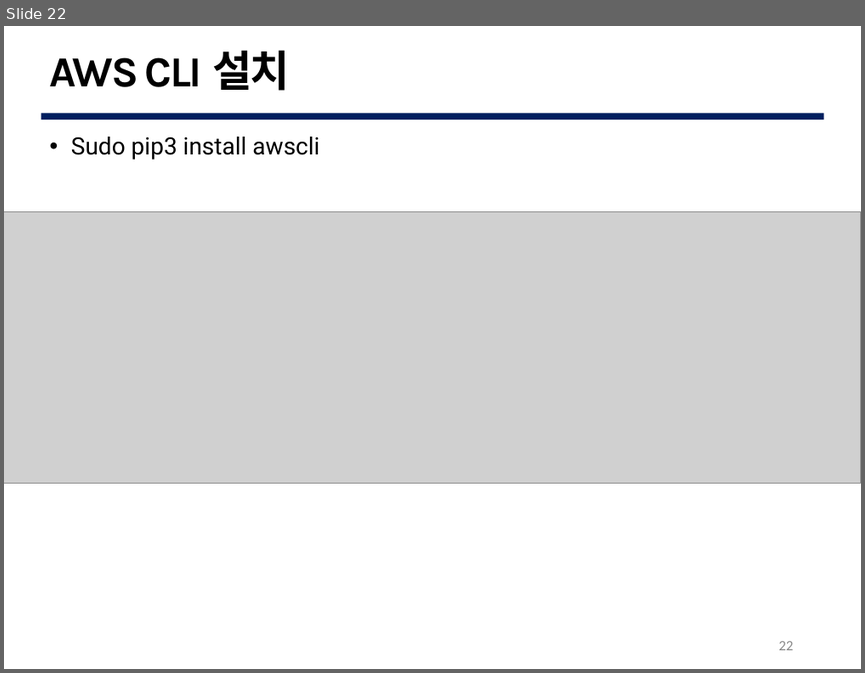
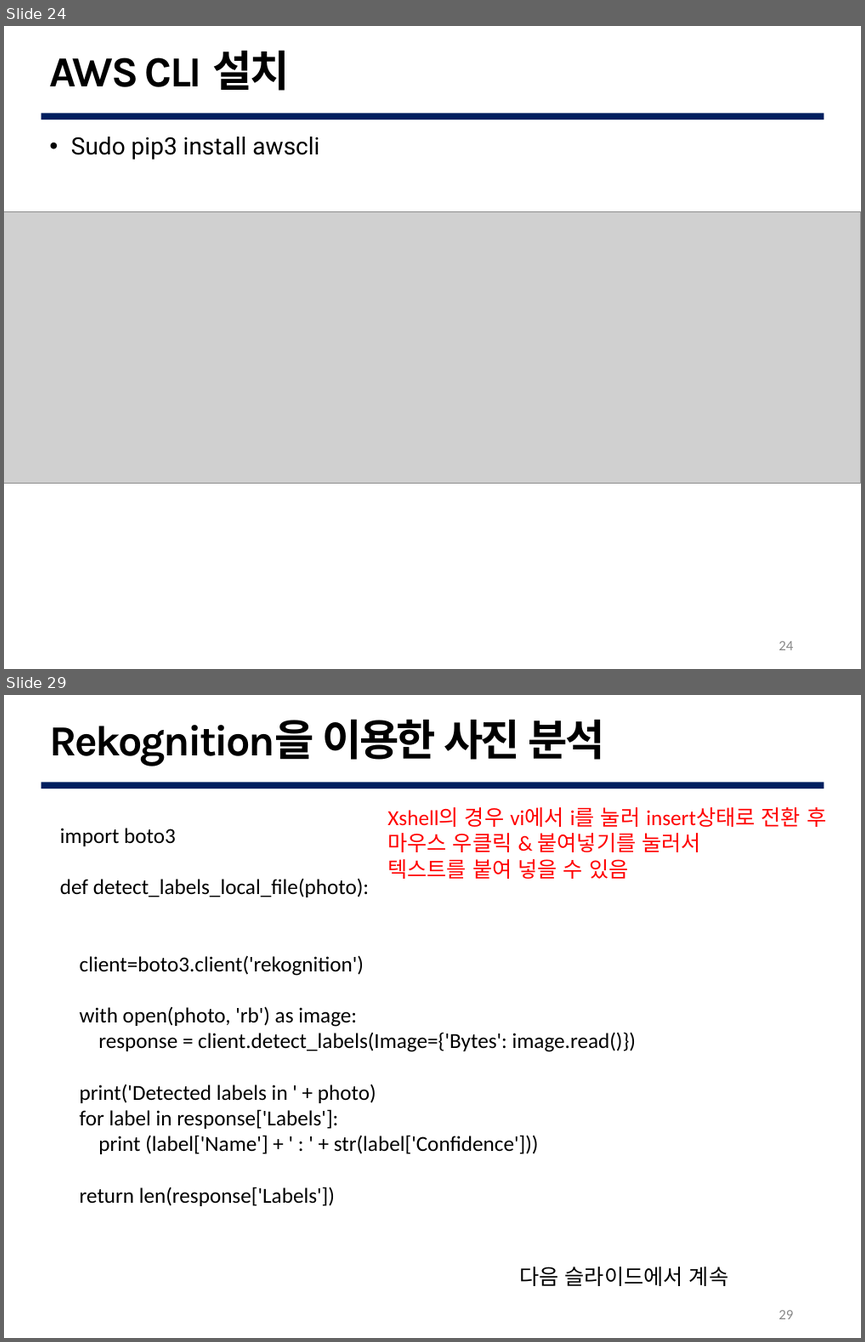
Before and after one commit to G0DCH/AWS_Rekognition_Slide, a slide deck: ppt/AWS Rekognition Slide.pptx. Shown one above the other, each under a label of ours: slide 22 before the commit, slides 24 and 29 after it; the slides between them are not shown. The pictures are 865x673 and 865x1342 pixels, drawn with LibreOffice and Linux fonts; fonts in the diff are those of the drawing; grey boxes stand for pictures; background and template pictures are left out. Boxes give left, top, right and bottom in pixels: in the first picture for what was removed or moved away, otherwise in the second. Text is boxed around its words. In the diff, an @@ line names an element or a change of style, - is before the commit and + after.

```diff
--- a/ppt/AWS Rekognition Slide.pptx
+++ b/ppt/AWS Rekognition Slide.pptx
@@ slide 29 added at bbox=[4, 695, 861, 1338], background #FFFFFF; not listed: 1 template element that a slide beside it also shows @@
@@ text added at bbox=[50, 719, 604, 766], 36 pt, text #000000, bold @@
+Rekognition을 이용한 사진 분석
@@ text added at bbox=[387, 807, 826, 879], 18 pt, text #FF0000 @@
+Xshell의 경우 vi에서 i를 눌러 insert상태로 전환 후
+마우스 우클릭 & 붙여넣기를 눌러서
+텍스트를 붙여 넣을 수 있음
@@ text added at bbox=[60, 828, 636, 1206], 18 pt, text #000000 @@
+import boto3
+def detect_labels_local_file(photo):
+client=boto3.client('rekognition')
+with open(photo, 'rb') as image:
+response = client.detect_labels(Image={'Bytes': image.read()})
+print('Detected labels in ' + photo)
+for label in response['Labels']:
+print (label['Name'] + ' : ' + str(label['Confidence']))
+return len(response['Labels'])
@@ text added at bbox=[519, 1266, 728, 1286], 18 pt, text #000000 @@
+다음 슬라이드에서 계속
@@ page number added at bbox=[778, 1310, 793, 1319], 12 pt, text #888888 @@
+29
@@ what was slide 22 is now slide 24 @@
@@ page number at bbox=[778, 641, 793, 650]: text changed @@
-22
+24
```
Also in this commit, not shown: 6 slides changed, 9 other slides added, 28 slides removed.
